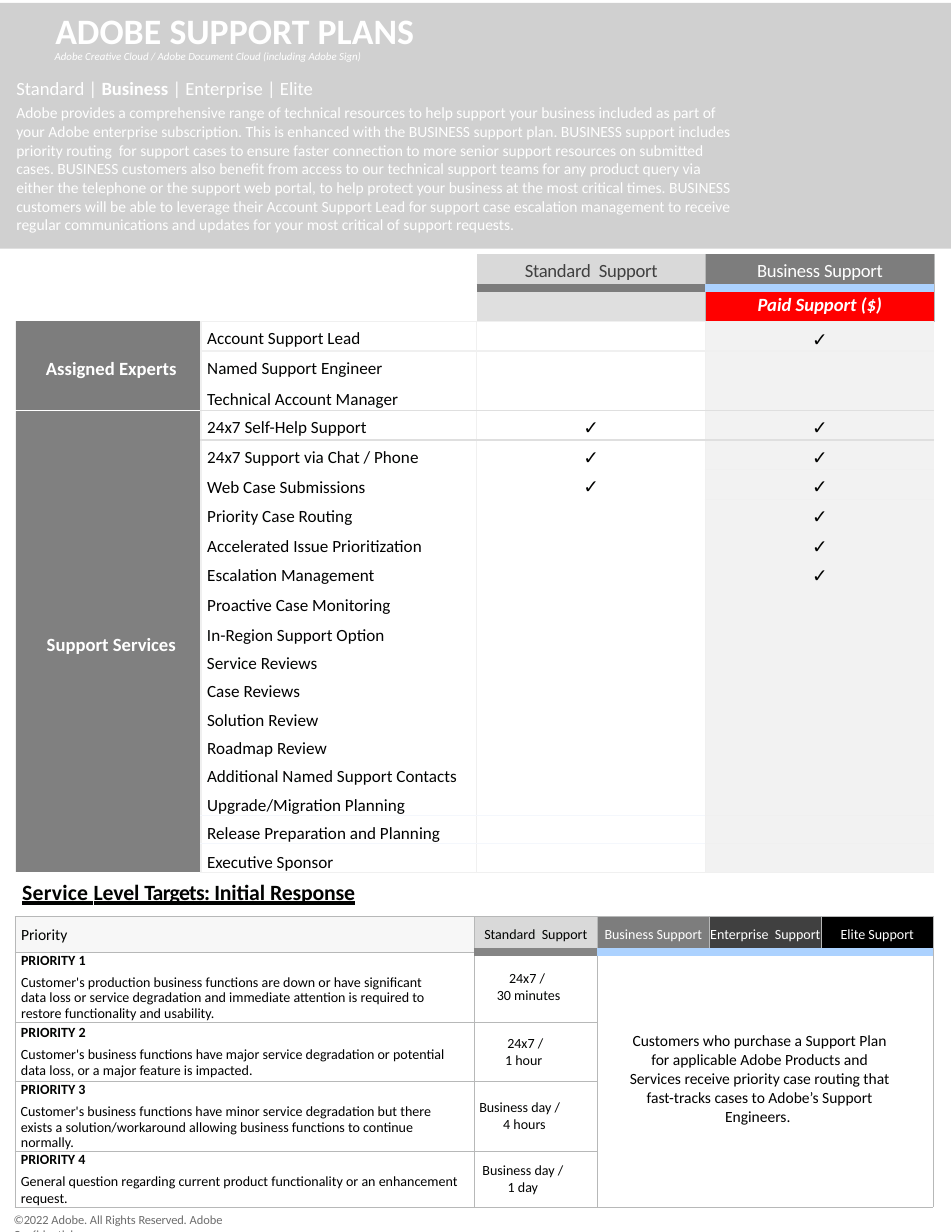
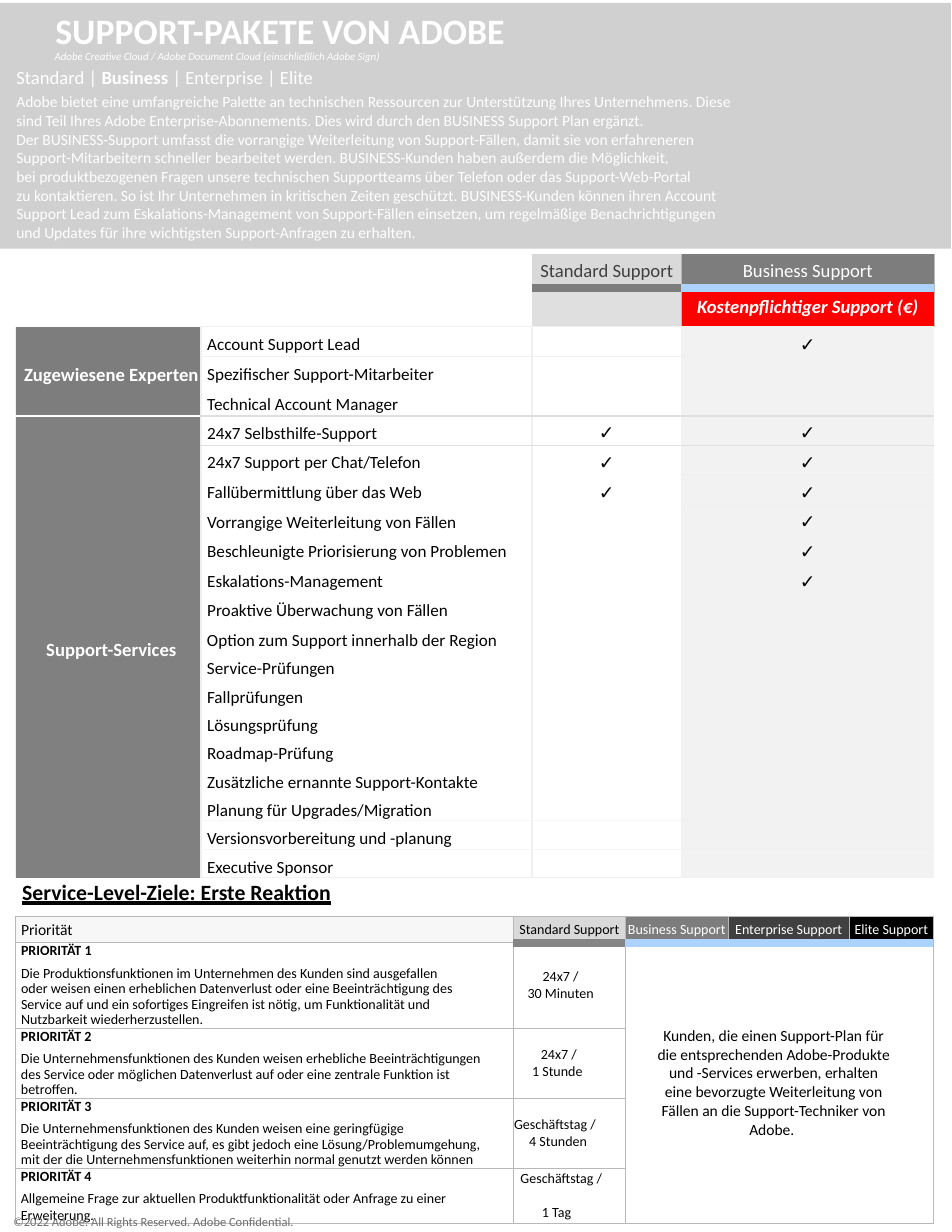
Before and after one commit to AdobeDocs/support-resources.de-DE, a slide deck: slide 1 of help/data-sheets/assets/DMeBusinessSupportDatasheet_2022.pptx. Drawn at 952x1232 pixels with LibreOffice and Linux fonts; fonts in the diff are those of the drawing; grey boxes stand for pictures. Boxes give left, top, right and bottom in pixels: in the first picture for what was removed or moved away, otherwise in the second. Text is boxed around its words. In the diff, an @@ line names an element or a change of style, - is before the commit and + after.

```diff
--- a/help/data-sheets/assets/DMeBusinessSupportDatasheet_2022.pptx
+++ b/help/data-sheets/assets/DMeBusinessSupportDatasheet_2022.pptx
@@ title at (55,21,505,44): text changed @@
-ADOBE SUPPORT PLANS
+SUPPORT-PAKETE VON ADOBE
@@ text at (55,53,380,60): text changed @@
-Adobe Creative Cloud / Adobe Document Cloud (including Adobe Sign)
+Adobe Creative Cloud / Adobe Document Cloud (einschließlich Adobe Sign)
@@ text "Standard | Business | Enterprise ...": place and size @@
-text "Standard | Business | Enterprise ..." at (16,82,730,232)
+text "Standard | Business | Enterprise ..." at (16,71,731,240)
@@ text at (16,97,731,240): text changed @@
-Adobe provides a comprehensive range of technical resources to help support your business included as part of your Adobe enterprise subscription. This is enhanced with the BUSINESS support plan. BUSINESS support includes priority routing for support cases to ensure faster connection to more senior support resources on submitted cases. BUSINESS customers also benefit from access to our technical support teams for any product query via either the telephone or the support web portal, to help protect your business at the most critical times. BUSINESS customers will be able to leverage their Account Support Lead for support case escalation management to receive regular communications and updates for your most critical of support requests.
+Adobe bietet eine umfangreiche Palette an technischen Ressourcen zur Unterstützung Ihres Unternehmens. Diese sind Teil Ihres Adobe Enterprise-Abonnements. Dies wird durch den BUSINESS Support Plan ergänzt.
+Der BUSINESS-Support umfasst die vorrangige Weiterleitung von Support-Fällen, damit sie von erfahreneren Support-Mitarbeitern schneller bearbeitet werden. BUSINESS-Kunden haben außerdem die Möglichkeit, bei produktbezogenen Fragen unsere technischen Supportteams über Telefon oder das Support-Web-Portal zu kontaktieren. So ist Ihr Unternehmen in kritischen Zeiten geschützt. BUSINESS-Kunden können ihren Account Support Lead zum Eskalations-Management von Support-Fällen einsetzen, um regelmäßige Benachrichtigungen und Updates für ihre wichtigsten Support-Anfragen zu erhalten.
@@ table at (16,254,935,880) @@
-row 2, column 4: Paid Support ($)
+row 2, column 4: Kostenpflichtiger Support (€)
-row 3, column 1: Assigned Experts
+row 3, column 1: Zugewiesene Experten
-row 4, column 2: Named Support Engineer
+row 4, column 2: Spezifischer Support-Mitarbeiter
-row 6, column 1: Support Services
+row 6, column 1: Support-Services
-row 6, column 2: 24x7 Self-Help Support
+row 6, column 2: 24x7 Selbsthilfe-Support
-row 7, column 2: 24x7 Support via Chat / Phone
+row 7, column 2: 24x7 Support per Chat/Telefon
-row 8, column 2: Web Case Submissions
+row 8, column 2: Fallübermittlung über das Web
-row 9, column 2: Priority Case Routing
+row 9, column 2: Vorrangige Weiterleitung von Fällen
-row 10, column 2: Accelerated Issue Prioritization
+row 10, column 2: Beschleunigte Priorisierung von Problemen
-row 11, column 2: Escalation Management
+row 11, column 2: Eskalations-Management
-row 12, column 2: Proactive Case Monitoring
+row 12, column 2: Proaktive Überwachung von Fällen
-row 13, column 2: In-Region Support Option
+row 13, column 2: Option zum Support innerhalb der Region
-row 14, column 2: Service Reviews
+row 14, column 2: Service-Prüfungen
-row 15, column 2: Case Reviews
+row 15, column 2: Fallprüfungen
-row 16, column 2: Solution Review
+row 16, column 2: Lösungsprüfung
-row 17, column 2: Roadmap Review
+row 17, column 2: Roadmap-Prüfung
-row 18, column 2: Additional Named Support Contacts
+row 18, column 2: Zusätzliche ernannte Support-Kontakte
-row 19, column 2: Upgrade/Migration Planning
+row 19, column 2: Planung für Upgrades/Migration
-row 20, column 2: Release Preparation and Planning
+row 20, column 2: Versionsvorbereitung und -planung
@@ letter spacing -0.2 to 0 pt in "Standard Support", "Business Support" @@
@@ text at (22,884,330,905): text changed @@
-Service Level Targets: Initial Response
+Service-Level-Ziele: Erste Reaktion
@@ table at (15,916,933,1228) @@
-row 1, column 1: Priority
+row 1, column 1: Priorität
-row 2: PRIORITY 1 / Customer's production business functions are down or have significant data loss or service degradation and immediate attention is required to restore functionality and usability. | 24x7 / / 30 minutes | Customers who purchase a Support Plan for applicable Adobe Products and Services receive priority case routing that fast-tracks cases to Adobe’s Support Engineers. |  | 
+row 2: PRIORITÄT 1 / Die Produktionsfunktionen im Unternehmen des Kunden sind ausgefallen oder weisen einen erheblichen Datenverlust oder eine Beeinträchtigung des Service auf und ein sofortiges Eingreifen ist nötig, um Funktionalität und Nutzbarkeit wiederherzustellen. | 24x7 / / 30 Minuten | Kunden, die einen Support-Plan für die entsprechenden Adobe-Produkte und -Services erwerben, erhalten eine bevorzugte Weiterleitung von Fällen an die Support-Techniker von Adobe. |  | 
-row 3, column 1: PRIORITY 2 / Customer's business functions have major service degradation or potential data loss, or a major feature is impacted.
+row 3, column 1: PRIORITÄT 2 / Die Unternehmensfunktionen des Kunden weisen erhebliche Beeinträchtigungen des Service oder möglichen Datenverlust auf oder eine zentrale Funktion ist betroffen.
-row 3, column 2: 24x7 / / 1 hour
+row 3, column 2: 24x7 / / 1 Stunde
-row 4, column 1: PRIORITY 3 / Customer's business functions have minor service degradation but there exists a solution/workaround allowing business functions to continue normally.
+row 4, column 1: PRIORITÄT 3 / Die Unternehmensfunktionen des Kunden weisen eine geringfügige Beeinträchtigung des Service auf, es gibt jedoch eine Lösung/Problemumgehung, mit der die Unternehmensfunktionen weiterhin normal genutzt werden können
-row 4, column 2: Business day / / 4 hours
+row 4, column 2: Geschäftstag / / 4 Stunden
-row 5, column 1: PRIORITY 4 / General question regarding current product functionality or an enhancement request.
+row 5, column 1: PRIORITÄT 4 / Allgemeine Frage zur aktuellen Produktfunktionalität oder Anfrage zu einer Erweiterung.
-row 5, column 2: Business day / / 1 day
+row 5, column 2: Geschäftstag / / 1 Tag
@@ text "©2022 Adobe. All Rights Reserved. ..." at (13,1216,293,1228): letter spacing -0.1 to 0 pt @@
```
Also in this commit, not shown: 2 other slides changed, 6 other files.
